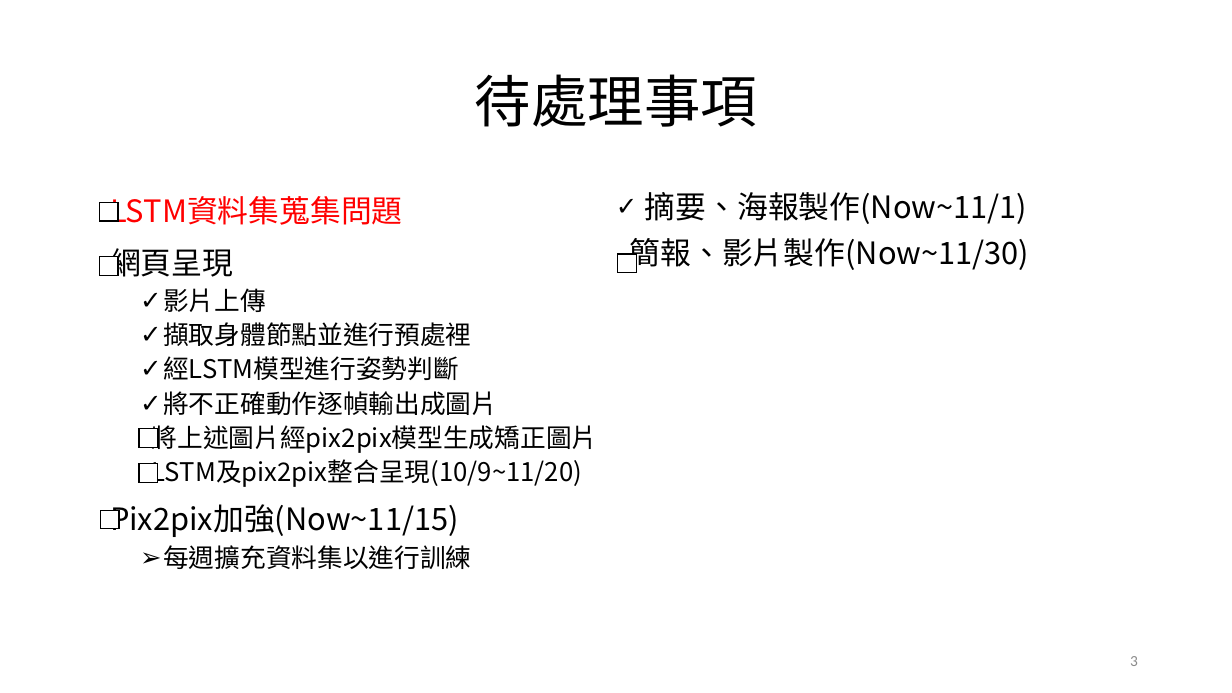
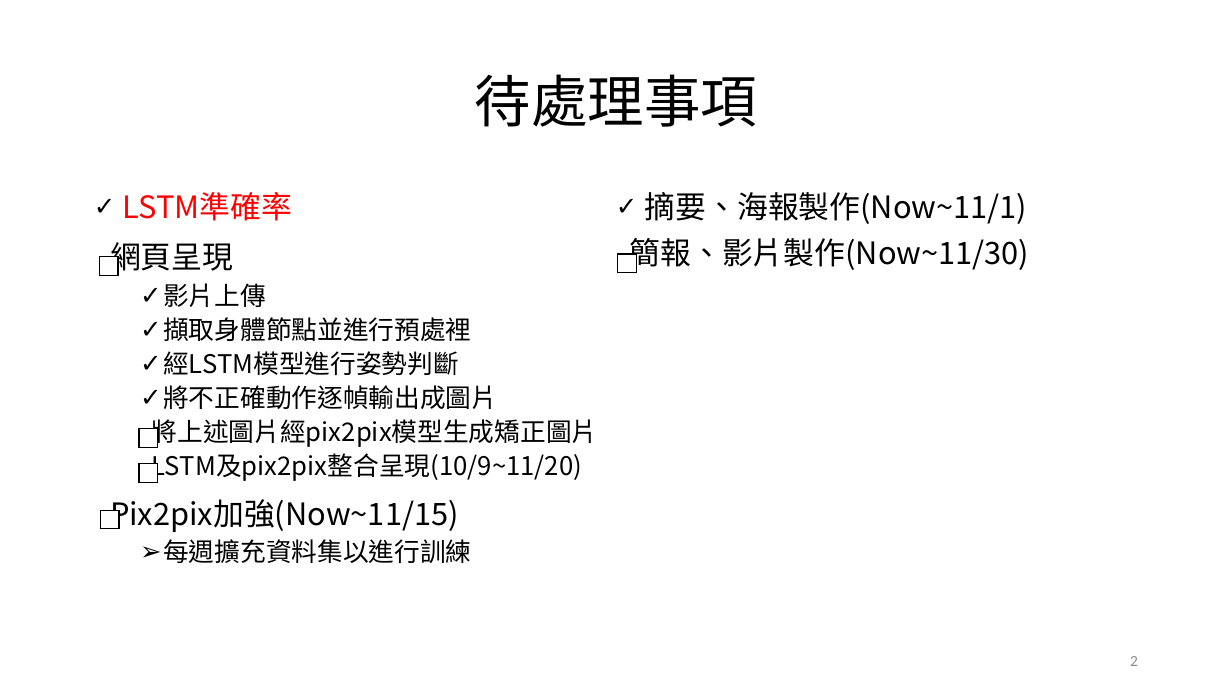
Before and after one commit to mizulun/seatpose-system, a slide deck: slide 2 of week7進度報告.pptx (slide 3 before the commit). Drawn at 1232x693 pixels with LibreOffice and Linux fonts; fonts in the diff are those of the drawing. Boxes give left, top, right and bottom in pixels: in the first picture for what was removed or moved away, otherwise in the second. Text is boxed around its words. In the diff, an @@ line names an element or a change of style, - is before the commit and + after.

```diff
--- a/week7進度報告.pptx
+++ b/week7進度報告.pptx
@@ rectangle removed at <box>99,202,117,221</box> @@
@@ text at <box>123,192,292,221</box>: text changed @@
-LSTM資料集蒐集問題
+✓ LSTM準確率
@@ page number at <box>1130,656,1138,666</box>: text changed @@
-3
+2
```
Also in this commit, not shown: 3 other slides changed, 6 slides added, 1 slide removed.
